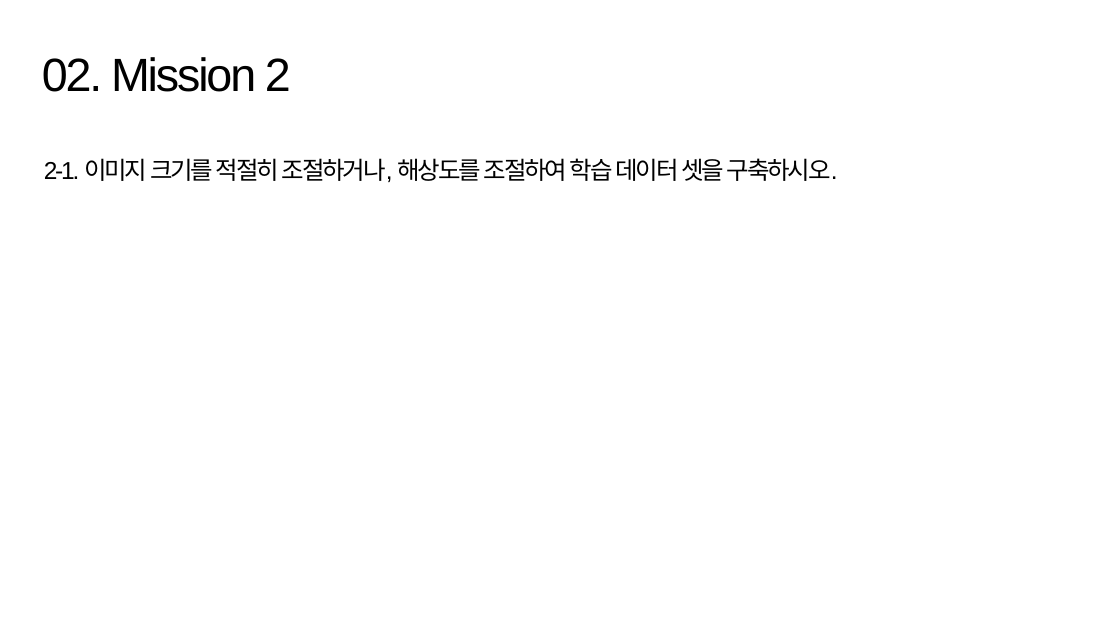
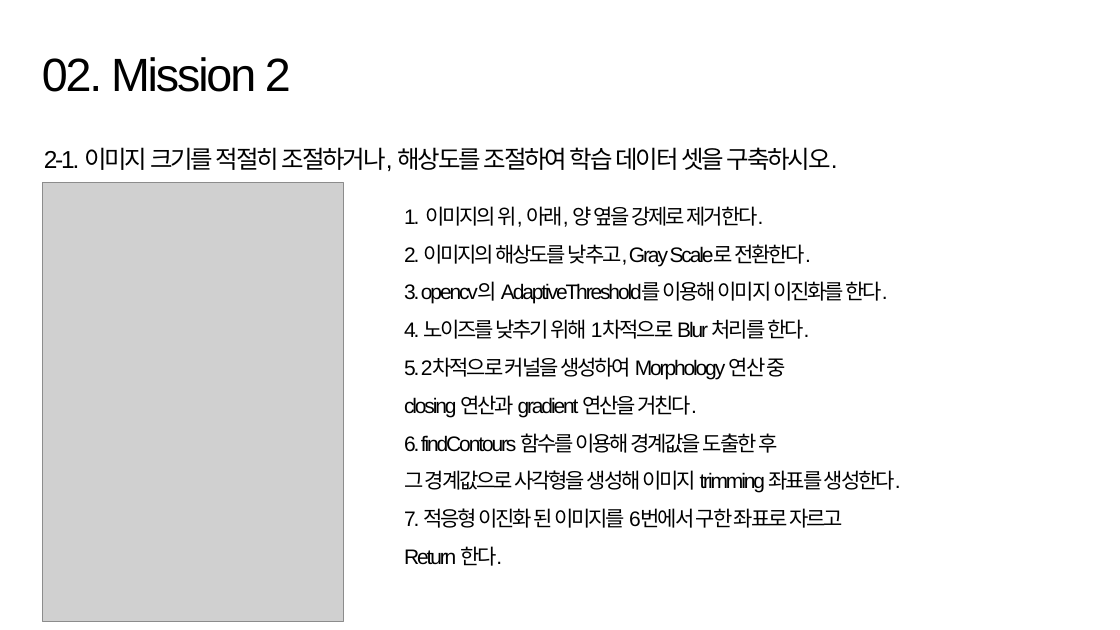
Before and after one commit to suk-6/22-dcc, a slide deck: slide 3 of 춘식이 발표자로.pptx. Drawn at 1120x630 pixels with LibreOffice and Linux fonts; fonts in the diff are those of the drawing; grey boxes stand for pictures; background and template pictures are left out. Boxes give left, top, right and bottom in pixels: in the first picture for what was removed or moved away, otherwise in the second. Text is boxed around its words. In the diff, an @@ line names an element or a change of style, - is before the commit and + after.

```diff
--- a/춘식이 발표자로.pptx
+++ b/춘식이 발표자로.pptx
@@ text "2-1. 이미지 크기를 적절히 조절하거나, ...": place and size @@
-text "2-1. 이미지 크기를 적절히 조절하거나, ..." at [44,158,838,182]
+text "2-1. 이미지 크기를 적절히 조절하거나, ..." at [44,147,838,171]
@@ picture added at [42,183,344,622] @@
@@ text added at [404,206,901,566], 18 pt, text #000000 @@
+1. 이미지의 위, 아래, 양 옆을 강제로 제거한다.
+2. 이미지의 해상도를 낮추고, Gray Scale로 전환한다.
+3. opencv의 AdaptiveThreshold를 이용해 이미지 이진화를 한다.
+4. 노이즈를 낮추기 위해 1차적으로 Blur 처리를 한다.
+5. 2차적으로 커널을 생성하여 Morphology 연산 중
+closing 연산과 gradient 연산을 거친다.
+6. findContours 함수를 이용해 경계값을 도출한 후
+그 경계값으로 사각형을 생성해 이미지 trimming 좌표를 생성한다.
+7. 적응형 이진화 된 이미지를 6번에서 구한 좌표로 자르고
+Return 한다.
```
Also in this commit, not shown: 2 other slides changed, 3 slides added, 7 slides removed, 1 other file.
